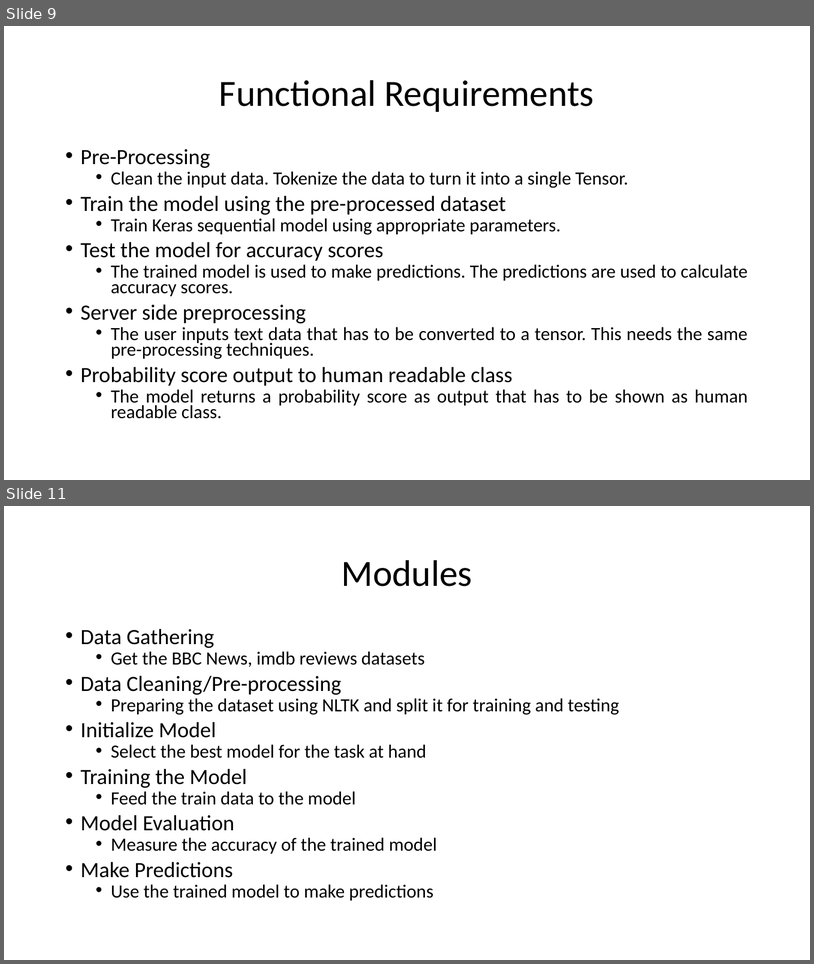
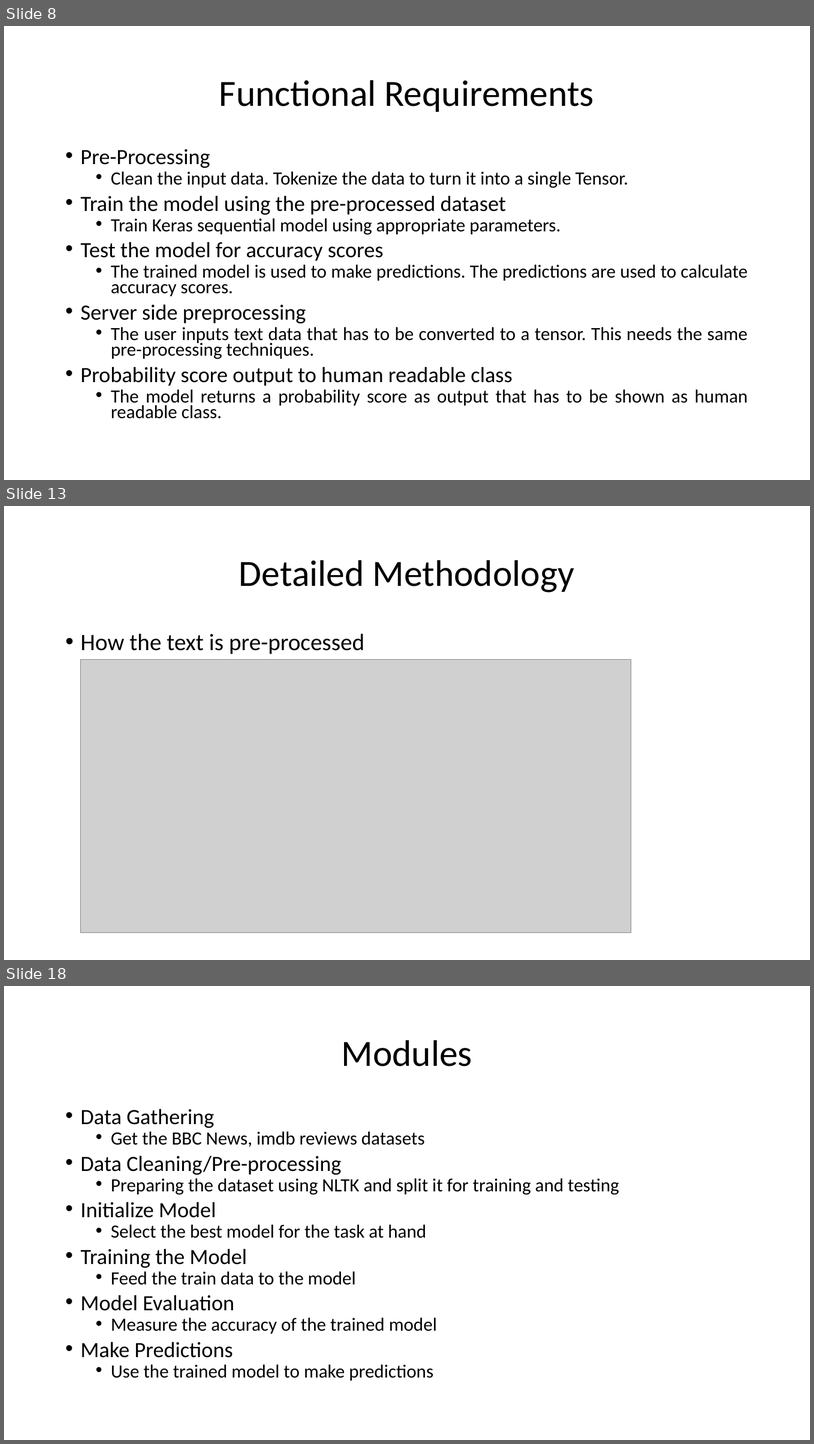
Before and after one commit to HarshaKy/text-classifier, a slide deck: docs/Presentation.pptx. Shown one above the other, each under a label of ours: slides 9 and 11 before the commit, slides 8, 13 and 18 after it; the slides between them are not shown. The pictures are 814x964 and 814x1444 pixels, drawn with LibreOffice and Linux fonts; fonts in the diff are those of the drawing; grey boxes stand for pictures. Boxes give left, top, right and bottom in pixels: in the first picture for what was removed or moved away, otherwise in the second. Text is boxed around its words. In the diff, an @@ line names an element or a change of style, - is before the commit and + after.

```diff
--- a/docs/Presentation.pptx
+++ b/docs/Presentation.pptx
@@ slide 13 added at bbox=[4, 506, 810, 960], background #FFFFFF @@
@@ title added at bbox=[239, 560, 575, 592], 44 pt, text #000000 @@
+Detailed Methodology
@@ text added at bbox=[81, 633, 365, 654], 28 pt, text #000000 @@
+• How the text is pre-processed
@@ picture added at bbox=[80, 660, 632, 933] @@
@@ what was slide 9 is now slide 8 @@
@@ what was slide 11 is now slide 18 @@
```
Also in this commit, not shown: 4 slides changed, 6 other slides added.
